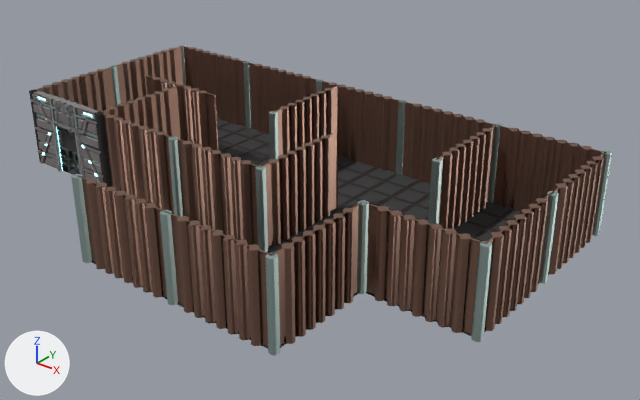
One commit to the FBX model TeamZindo_GJ/Assets/Art/room3.fbx: the scene before it, then after it.
Before and after are seen from a 50 mm camera at (19.4, -11.8, 14.3) aimed at (1.9, 10.1, 0.7). Lighting does not change. The marker at lower left points along +X, +Y and +Z. Where no turn or scale is listed for an object, it has been applied to the vertices.

The older version as bpy lines, for what is in view:
```python
me_cube_019 = bpy.data.meshes.new('Cube.019')
me_cube_019.from_pydata(...)  # 4790 vertices, 4569 faces; spans x -12.1..8.1, y -0.1..12.1, z -1.0..2.0
# faces by material slot: [768, 170, 3439, 192]
me_cube_019.materials.append(mat_floor_cracks)  # black #231d1d
me_cube_019.materials.append(mat_silvermetal)  # light grey #b9cfca
me_cube_019.materials.append(mat_rusty)  # brown #937161
me_cube_019.materials.append(mat_floor)  # black #424242
me_cube_026 = bpy.data.meshes.new('Cube.026')
me_cube_026.from_pydata(...)  # 2084 vertices, 2106 faces; spans x -0.15..4.15, y -0.34..0.34, z -1.0..2.01
# faces by material slot: [22, 788, 76, 792, 190, 238]
me_cube_026.materials.append(mat_floor_cracks)  # black #231d1d
me_cube_026.materials.append(mat_grey_dark)  # dark grey #484848
me_cube_026.materials.append(mat_silvermetal)  # light grey #b9cfca
me_cube_026.materials.append(mat_grey_light)  # grey #9b9495
me_cube_026.materials.append(mat_wall_light)  # green #88e7c0
me_cube_026.materials.append(mat_material_001)  # grey #a3a8a5
ob_door = bpy.data.objects.new('door', me_cube_026)
ob_door.location = (-9.9, 7.0, 1.0)
ob_room_3 = bpy.data.objects.new('room 3', me_cube_019)
ob_room_3.location = (2.0, 3.0, 1.0)
```
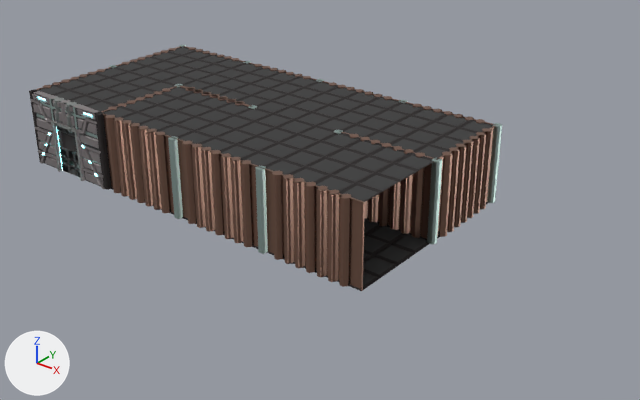
Location of each change, [x1, y1, x2, y2] in pixels of the pictures (640 x 400 px):
'room 3', deleted (brown)
    before: [33, 45, 612, 356]
    faces in mat_rusty (brown #937161): [33, 46, 607, 346]
    faces in mat_silvermetal (light grey #b9cfca): [71, 45, 612, 356]
    faces in mat_floor (black #424242): [104, 118, 550, 342]
    faces in mat_floor_cracks (black #231d1d): [92, 118, 550, 349]
'walls', added
    after: [36, 45, 502, 291]
    faces in mat_rusty (brown #937161): [36, 46, 496, 291]
    faces in mat_floor (black #424242): [38, 47, 492, 286]
    faces in mat_floor_cracks (black #231d1d): [39, 47, 493, 291]
    faces in mat_silvermetal (light grey #b9cfca): [109, 45, 502, 254]

What the commit changed:
Mesh me_plane_086 is new.
It has 3978 vertices, 3808 faces and spans x -10.1..6.1, y -6.1..2.1, z -3.0..0.0.
Faces by material slot: [1024, 120, 256, 2408].
It uses material mat_floor_cracks (black #231d1d).
It uses material mat_silvermetal (light grey #b9cfca).
It uses material mat_floor (black #424242).
It uses material mat_rusty (brown #937161).
Object 'room 3' (ob_room_3) is deleted.
Object 'walls' (ob_walls) is new; it shows me_plane_086.
Its location is (0.0, 13.0, 3.0).
